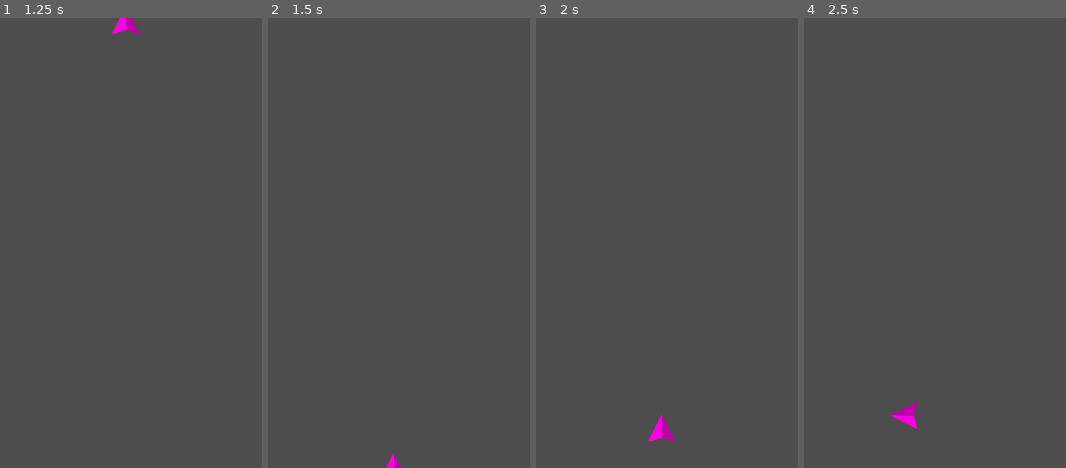
Above: before the commit, frames 1-4 (left to right).
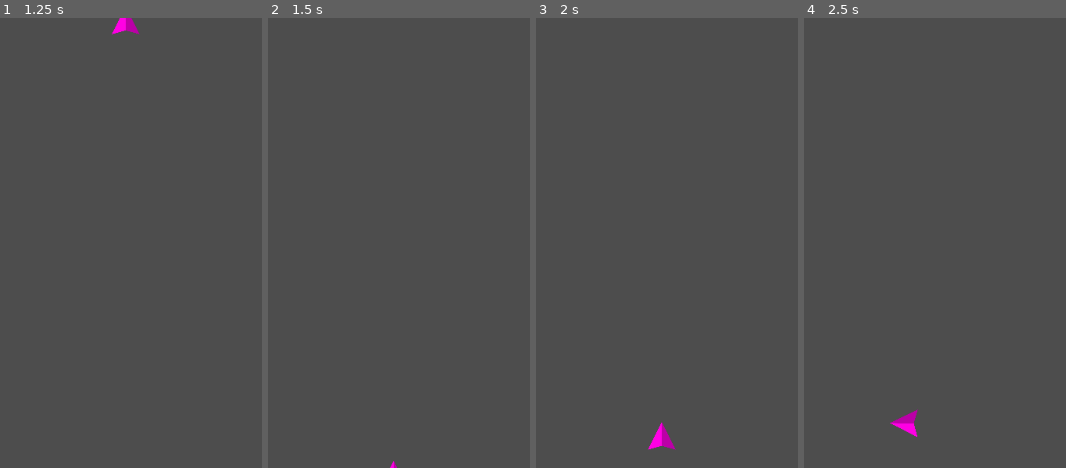
Above: after the commit, the same moments.

Repository: outrightmental/Blockbusters
Game: Godot game, scene res://scenes/main.tscn
Same seed, same stepped clock (60 frames per second), same inputs: the game is played once before the commit and once after it.
Inputs:
- Up to frame 1 (1.25 s): tap Enter at 0.5 s; hold Up (ui_up) from 0.53 s (still down)
- Up to frame 2 (1.5 s): keep holding Up (ui_up)
- Up to frame 3 (2 s): keep holding Up (ui_up)
- Up to frame 4 (2.5 s): release Up (ui_up) at 2.03 s; hold Left (ui_left) from 2.03 s (still down)

Frame 1 is identical in both runs. In frame 2, less than 0.1% of the frame differs, in the area x 45-51%, y 96-100%; in frame 3, 0.3%; in frame 4, 0.5%, in the area x 32-44%, y 85-94%.

Commit message:
screen wrap margin 15

Diff:
--- a/models/ships/ship_test.gd
+++ b/models/ships/ship_test.gd
@@ -1,9 +1,9 @@
 extends RigidBody2D
 
 
-const FORCE_AMOUNT: int             = 1000
-const LINEAR_DAMP: int              = 10
-const SCREEN_WRAPAROUND_MARGIN: int = 10
+const FORCE_AMOUNT: int       = 1000
+const LINEAR_DAMP: int        = 10
+const SCREEN_WRAP_MARGIN: int = 15
 
 var screen_size: Vector2
 
@@ -37,7 +37,7 @@
 	rotation = target_angle
 
 	# ship position wraps around the screen edges
-	position.x = wrapf(position.x, -SCREEN_WRAPAROUND_MARGIN, screen_size.x + SCREEN_WRAPAROUND_MARGIN)
-	position.y = wrapf(position.y, -SCREEN_WRAPAROUND_MARGIN, screen_size.y + SCREEN_WRAPAROUND_MARGIN)
+	position.x = wrapf(position.x, -SCREEN_WRAP_MARGIN, screen_size.x + SCREEN_WRAP_MARGIN)
+	position.y = wrapf(position.y, -SCREEN_WRAP_MARGIN, screen_size.y + SCREEN_WRAP_MARGIN)
 
 	pass
